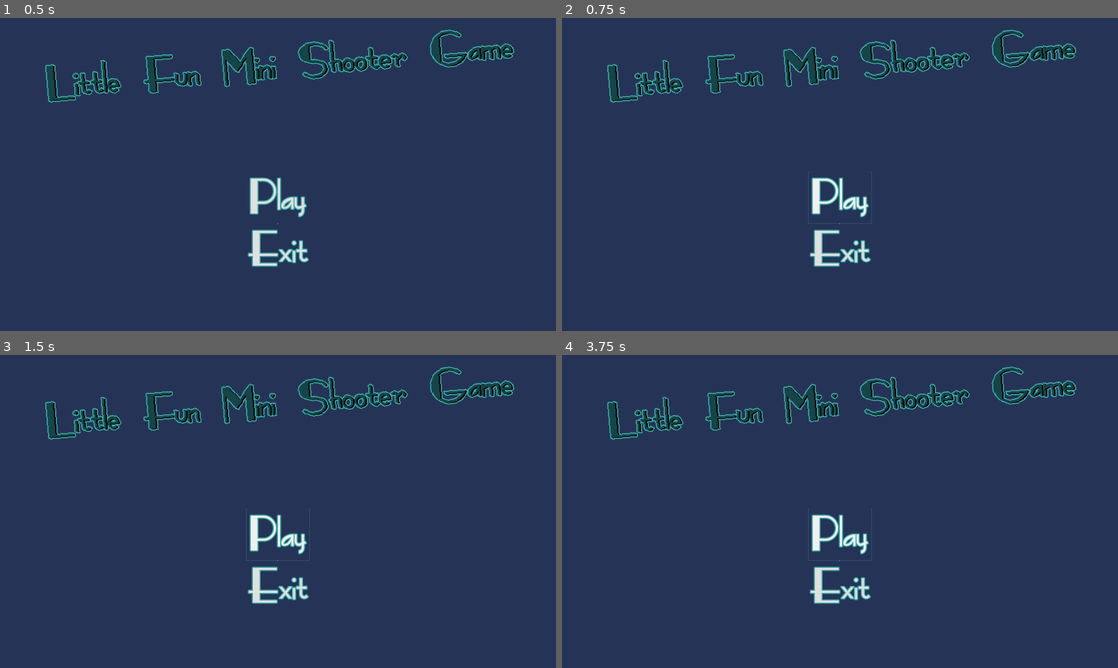
Above: before the commit, frames 1-4 (two rows, left to right).
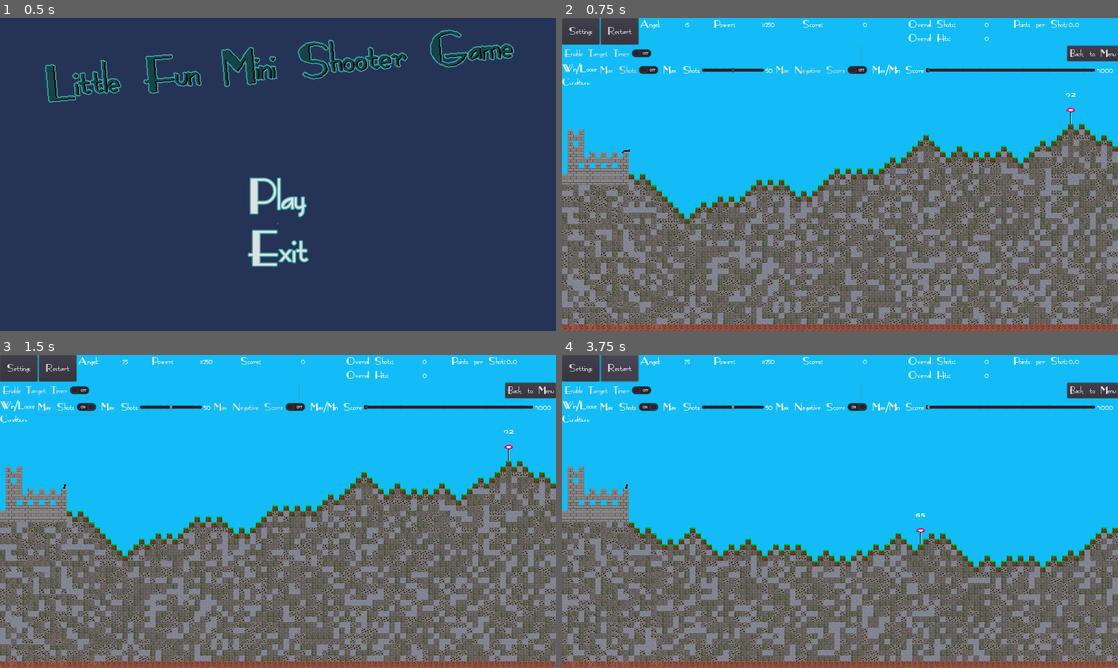
Above: after the commit, the same moments.

Repository: Coding-4Fun/Just4Fun_Mini_Shootergame
Game: Godot game, scene res://UI/MainMenuUI.tscn
The game is run twice, just before and just after one commit, with the same random seed, the same clock (stepped at 60 frames per second) and the same inputs.
Inputs (mouse positions are in pixels of both pictures, inside the frame that each line leads up to):
- Up to frame 1 (0.5 s): no input
- Up to frame 2 (0.75 s): click "Play" at 0.5 s
- Up to frame 3 (1.5 s): click (66, 408) at 1.25 s, where only the run after the commit has a clickable "Max Shots"
- Up to frame 4 (3.75 s): click (823, 408) at 2 s, where only the run after the commit has a clickable "Max Negative Score"; click (840, 533) at 2.75 s, where only the run before the commit has a clickable "Play"; click (617, 367) at 3.5 s, where only the run after the commit has a clickable "Restart"

Frame 1 is identical in both runs. In frame 2, 99% of the frame differs, in the area x 0-100%, y 0-100%; in frame 3, 99%; in frame 4, 99%.
Error before the commit: Parse Error: Can't preload resource at path: res://MainGame.tscn (res://Globals/Preloads.gd:10)

Commit message:
Add: Signal um den Zustand an die Config weiterzugeben Add: Werte für Win/Loose Condition eingefügt ===: Min/Max Punkte -1000 <-> 1000 Add: Default Werte für Win/Loose Condition eingefügt

Diff:
--- a/Globals/GameConfig/config.gd
+++ b/Globals/GameConfig/config.gd
@@ -12,7 +12,8 @@
 			"Condition": {
 				"MaxShotsEnabled": false,
 				"MaxShotsValue": -0,
-				"MaxNegativeScore": -1000
+				"MinMaxScoreEnabled": false,
+				"MinMaxScore": -1000
 			},
 		},
 		"Network": {
--- a/UI/InGameUI.tscn
+++ b/UI/InGameUI.tscn
@@ -1,7 +1,8 @@
-[gd_scene load_steps=3 format=2]
+[gd_scene load_steps=4 format=2]
 
 [ext_resource path="res://UI/InGameUI.gd" type="Script" id=1]
-[ext_resource path="res://UI/Settings/MaxShotSlider.gd" type="Script" id=2]
+[ext_resource path="res://UI/Settings/MaxShotSettings.gd" type="Script" id=2]
+[ext_resource path="res://UI/MaxScoreSettings.gd" type="Script" id=3]
 
 [node name="InGameUI" type="Control"]
 margin_right = 1600.0
@@ -265,24 +266,24 @@
 text = "Win/Loose
 Conditions"
 
-[node name="vBoxContainer" type="VBoxContainer" parent="IngameUIBottom/vBoxContainer/vBoxSettings/hBoxConditions/hBoxContainer"]
+[node name="vBoxContainerShots" type="VBoxContainer" parent="IngameUIBottom/vBoxContainer/vBoxSettings/hBoxConditions/hBoxContainer"]
 margin_left = 119.0
 margin_right = 685.0
 margin_bottom = 55.0
 
-[node name="hBoxContainerMaxShots" type="HBoxContainer" parent="IngameUIBottom/vBoxContainer/vBoxSettings/hBoxConditions/hBoxContainer/vBoxContainer"]
+[node name="hBoxContainerMaxShots" type="HBoxContainer" parent="IngameUIBottom/vBoxContainer/vBoxSettings/hBoxConditions/hBoxContainer/vBoxContainerShots"]
 margin_right = 566.0
 margin_bottom = 40.0
 size_flags_horizontal = 0
 custom_constants/separation = 5
 script = ExtResource( 2 )
 
-[node name="cButtSwitchMaxShots" type="CheckButton" parent="IngameUIBottom/vBoxContainer/vBoxSettings/hBoxConditions/hBoxContainer/vBoxContainer/hBoxContainerMaxShots"]
+[node name="cButtSwitchMaxShots" type="CheckButton" parent="IngameUIBottom/vBoxContainer/vBoxSettings/hBoxConditions/hBoxContainer/vBoxContainerShots/hBoxContainerMaxShots"]
 margin_right = 190.0
 margin_bottom = 40.0
 text = "Max Shots"
 
-[node name="label" type="Label" parent="IngameUIBottom/vBoxContainer/vBoxSettings/hBoxConditions/hBoxContainer/vBoxContainer/hBoxContainerMaxShots"]
+[node name="label" type="Label" parent="IngameUIBottom/vBoxContainer/vBoxSettings/hBoxConditions/hBoxContainer/vBoxContainerShots/hBoxContainerMaxShots"]
 margin_left = 195.0
 margin_right = 305.0
 margin_bottom = 40.0
@@ -292,7 +293,7 @@
 text = "Max Shots"
 valign = 1
 
-[node name="MaxShotSlider" type="HSlider" parent="IngameUIBottom/vBoxContainer/vBoxSettings/hBoxConditions/hBoxContainer/vBoxContainer/hBoxContainerMaxShots"]
+[node name="MaxShotSlider" type="HSlider" parent="IngameUIBottom/vBoxContainer/vBoxSettings/hBoxConditions/hBoxContainer/vBoxContainerShots/hBoxContainerMaxShots"]
 margin_left = 310.0
 margin_right = 490.0
 margin_bottom = 40.0
@@ -308,23 +309,73 @@
 tick_count = 10
 ticks_on_borders = true
 
-[node name="labelMaxShots" type="Label" parent="IngameUIBottom/vBoxContainer/vBoxSettings/hBoxConditions/hBoxContainer/vBoxContainer/hBoxContainerMaxShots"]
+[node name="labelMaxShots" type="Label" parent="IngameUIBottom/vBoxContainer/vBoxSettings/hBoxConditions/hBoxContainer/vBoxContainerShots/hBoxContainerMaxShots"]
 margin_left = 495.0
 margin_top = 7.0
 margin_right = 566.0
 margin_bottom = 33.0
 text = "123456"
 
-[node name="vBoxContainer_2" type="VBoxContainer" parent="IngameUIBottom/vBoxContainer/vBoxSettings/hBoxConditions/hBoxContainer"]
+[node name="vBoxContainerScore" type="VBoxContainer" parent="IngameUIBottom/vBoxContainer/vBoxSettings/hBoxConditions/hBoxContainer"]
 margin_left = 689.0
 margin_right = 1600.0
 margin_bottom = 55.0
 size_flags_horizontal = 3
+
+[node name="hBoxContainerMaxScore" type="HBoxContainer" parent="IngameUIBottom/vBoxContainer/vBoxSettings/hBoxConditions/hBoxContainer/vBoxContainerScore"]
+margin_right = 911.0
+margin_bottom = 40.0
+custom_constants/separation = 5
+script = ExtResource( 3 )
+
+[node name="cButtSwitchMaxScore" type="CheckButton" parent="IngameUIBottom/vBoxContainer/vBoxSettings/hBoxConditions/hBoxContainer/vBoxContainerScore/hBoxContainerMaxScore"]
+margin_right = 292.0
+margin_bottom = 40.0
+text = "Max Negative Score"
+
+[node name="label" type="Label" parent="IngameUIBottom/vBoxContainer/vBoxSettings/hBoxConditions/hBoxContainer/vBoxContainerScore/hBoxContainerMaxScore"]
+margin_left = 297.0
+margin_right = 454.0
+margin_bottom = 40.0
+grow_vertical = 2
+size_flags_horizontal = 8
+size_flags_vertical = 5
+text = "Max/Min Score"
+valign = 1
+
+[node name="MaxScoreSlider" type="HSlider" parent="IngameUIBottom/vBoxContainer/vBoxSettings/hBoxConditions/hBoxContainer/vBoxContainerScore/hBoxContainerMaxScore"]
+margin_left = 459.0
+margin_right = 846.0
+margin_bottom = 40.0
+grow_horizontal = 0
+grow_vertical = 2
+rect_min_size = Vector2( 250, 40 )
+size_flags_horizontal = 3
+size_flags_vertical = 5
+min_value = -1000.0
+max_value = 1000.0
+step = 100.0
+value = 200.0
+rounded = true
+editable = false
+tick_count = 20
+ticks_on_borders = true
+
+[node name="labelMaxScore" type="Label" parent="IngameUIBottom/vBoxContainer/vBoxSettings/hBoxConditions/hBoxContainer/vBoxContainerScore/hBoxContainerMaxScore"]
+margin_left = 851.0
+margin_top = 7.0
+margin_right = 911.0
+margin_bottom = 33.0
+rect_min_size = Vector2( 60, 0 )
+text = "-1000"
 
 [connection signal="pressed" from="IngameUIBottom/vBoxContainer/hBoxHud/hBoxUIButtons/buttGameOptions" to="." method="_on_buttGameOptions_pressed"]
 [connection signal="pressed" from="IngameUIBottom/vBoxContainer/hBoxHud/hBoxUIButtons/buttGameReset" to="." method="_on_button_pressed"]
 [connection signal="pressed" from="IngameUIBottom/vBoxContainer/vBoxSettings/hBoxOptions/buttSwitchTargetTimer" to="." method="_on_buttSwitchTargetTimer_pressed"]
 [connection signal="pressed" from="IngameUIBottom/vBoxContainer/vBoxSettings/hBoxOptions/buttBackToMenu" to="." method="_on_buttBackToMenu_pressed"]
-[connection signal="pressed" from="IngameUIBottom/vBoxContainer/vBoxSettings/hBoxConditions/hBoxContainer/vBoxContainer/hBoxContainerMaxShots/cButtSwitchMaxShots" to="IngameUIBottom/vBoxContainer/vBoxSettings/hBoxConditions/hBoxContainer/vBoxContainer/hBoxContainerMaxShots" method="_on_cButtSwitchMaxShots_pressed"]
-[connection signal="toggled" from="IngameUIBottom/vBoxContainer/vBoxSettings/hBoxConditions/hBoxContainer/vBoxContainer/hBoxContainerMaxShots/cButtSwitchMaxShots" to="IngameUIBottom/vBoxContainer/vBoxSettings/hBoxConditions/hBoxContainer/vBoxContainer/hBoxContainerMaxShots" method="_on_cButtSwitchMaxShots_toggled"]
-[connection signal="value_changed" from="IngameUIBottom/vBoxContainer/vBoxSettings/hBoxConditions/hBoxContainer/vBoxContainer/hBoxContainerMaxShots/MaxShotSlider" to="IngameUIBottom/vBoxContainer/vBoxSettings/hBoxConditions/hBoxContainer/vBoxContainer/hBoxContainerMaxShots" method="_on_MaxShotSlider_value_changed"]
+[connection signal="pressed" from="IngameUIBottom/vBoxContainer/vBoxSettings/hBoxConditions/hBoxContainer/vBoxContainerShots/hBoxContainerMaxShots/cButtSwitchMaxShots" to="IngameUIBottom/vBoxContainer/vBoxSettings/hBoxConditions/hBoxContainer/vBoxContainerShots/hBoxContainerMaxShots" method="_on_cButtSwitchMaxShots_pressed"]
+[connection signal="toggled" from="IngameUIBottom/vBoxContainer/vBoxSettings/hBoxConditions/hBoxContainer/vBoxContainerShots/hBoxContainerMaxShots/cButtSwitchMaxShots" to="IngameUIBottom/vBoxContainer/vBoxSettings/hBoxConditions/hBoxContainer/vBoxContainerShots/hBoxContainerMaxShots" method="_on_cButtSwitchMaxShots_toggled"]
+[connection signal="value_changed" from="IngameUIBottom/vBoxContainer/vBoxSettings/hBoxConditions/hBoxContainer/vBoxContainerShots/hBoxContainerMaxShots/MaxShotSlider" to="IngameUIBottom/vBoxContainer/vBoxSettings/hBoxConditions/hBoxContainer/vBoxContainerShots/hBoxContainerMaxShots" method="_on_MaxShotSlider_value_changed"]
+[connection signal="pressed" from="IngameUIBottom/vBoxContainer/vBoxSettings/hBoxConditions/hBoxContainer/vBoxContainerScore/hBoxContainerMaxScore/cButtSwitchMaxScore" to="IngameUIBottom/vBoxContainer/vBoxSettings/hBoxConditions/hBoxContainer/vBoxContainerScore/hBoxContainerMaxScore" method="_on_cButtSwitchMaxScore_pressed"]
+[connection signal="toggled" from="IngameUIBottom/vBoxContainer/vBoxSettings/hBoxConditions/hBoxContainer/vBoxContainerScore/hBoxContainerMaxScore/cButtSwitchMaxScore" to="IngameUIBottom/vBoxContainer/vBoxSettings/hBoxConditions/hBoxContainer/vBoxContainerScore/hBoxContainerMaxScore" method="_on_cButtSwitchMaxScore_toggled"]
+[connection signal="value_changed" from="IngameUIBottom/vBoxContainer/vBoxSettings/hBoxConditions/hBoxContainer/vBoxContainerScore/hBoxContainerMaxScore/MaxScoreSlider" to="IngameUIBottom/vBoxContainer/vBoxSettings/hBoxConditions/hBoxContainer/vBoxContainerScore/hBoxContainerMaxScore" method="_on_MaxScoreSlider_value_changed"]
--- /dev/null
+++ b/UI/MaxScoreSettings.gd
@@ -0,0 +1,24 @@
+extends Control
+
+onready var MaxScoreLabel = $labelMaxScore
+onready var MaxScoreSlider = $MaxScoreSlider
+onready var MaxScoreSwitch = $cButtSwitchMaxScore
+
+func _ready():
+	MaxScoreLabel.text = str(MaxScoreSlider.value)
+	MaxScoreSwitch.pressed = Config.config_data["Game"]["Condition"]["MinMaxScoreEnabled"]
+	MaxScoreSlider.value = Config.config_data["Game"]["Condition"]["MinMaxScore"]
+	pass
+
+
+func _on_cButtSwitchMaxScore_toggled(button_pressed):
+	Config.config_data["Game"]["Condition"]["MinMaxScoreEnabled"] = button_pressed
+
+
+func _on_MaxScoreSlider_value_changed(value):
+	MaxScoreLabel.text = str(value)
+	Config.config_data["Game"]["Condition"]["MinMaxScoreValue"] = value
+
+
+func _on_cButtSwitchMaxScore_pressed():
+	$MaxScoreSlider.editable = !$MaxScoreSlider.editable
--- a/config.json
+++ b/config.json
@@ -1 +1 @@
-{"Audio":{"MasterVolume":100,"MusicVolume":100,"SfxVolume":100},"Game":{"CannonCount":2,"Condition":{"MaxNegativeScore":-1000,"MaxShotsEnabled":true,"MaxShotsValue":50},"DummyTarget":{"TimerCountdown":6,"Ti …(136 unchanged characters)…
+{"Audio":{"MasterVolume":100,"MusicVolume":100,"SfxVolume":100},"Game":{"CannonCount":2,"Condition":{"MaxShotsEnabled":false,"MaxShotsValue":50,"MinMaxScore":-1000,"MinMaxScoreEnabled":false,"MinMaxScoreValue":200},"DummyTarget":{"TimerCountdown":6,"Ti …(136 unchanged characters)…
